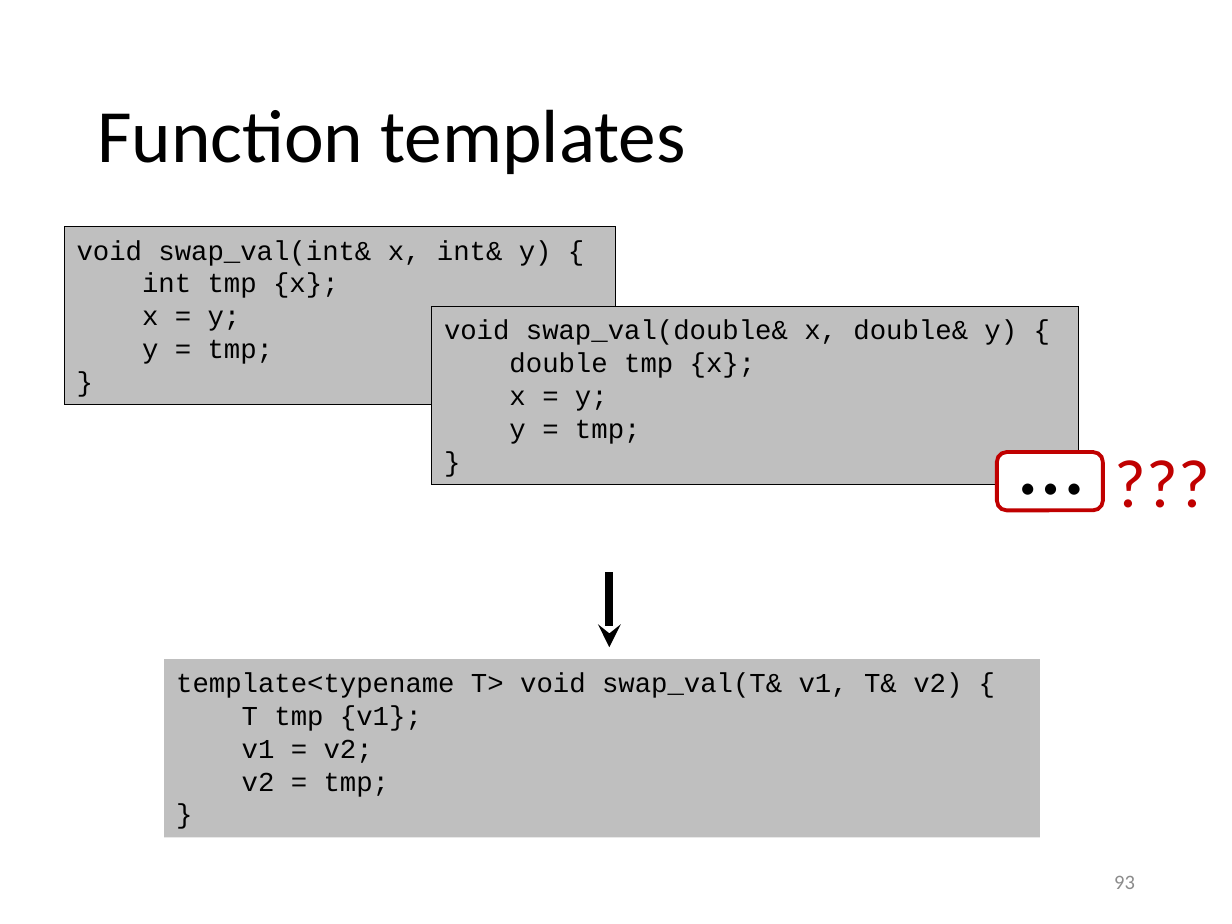
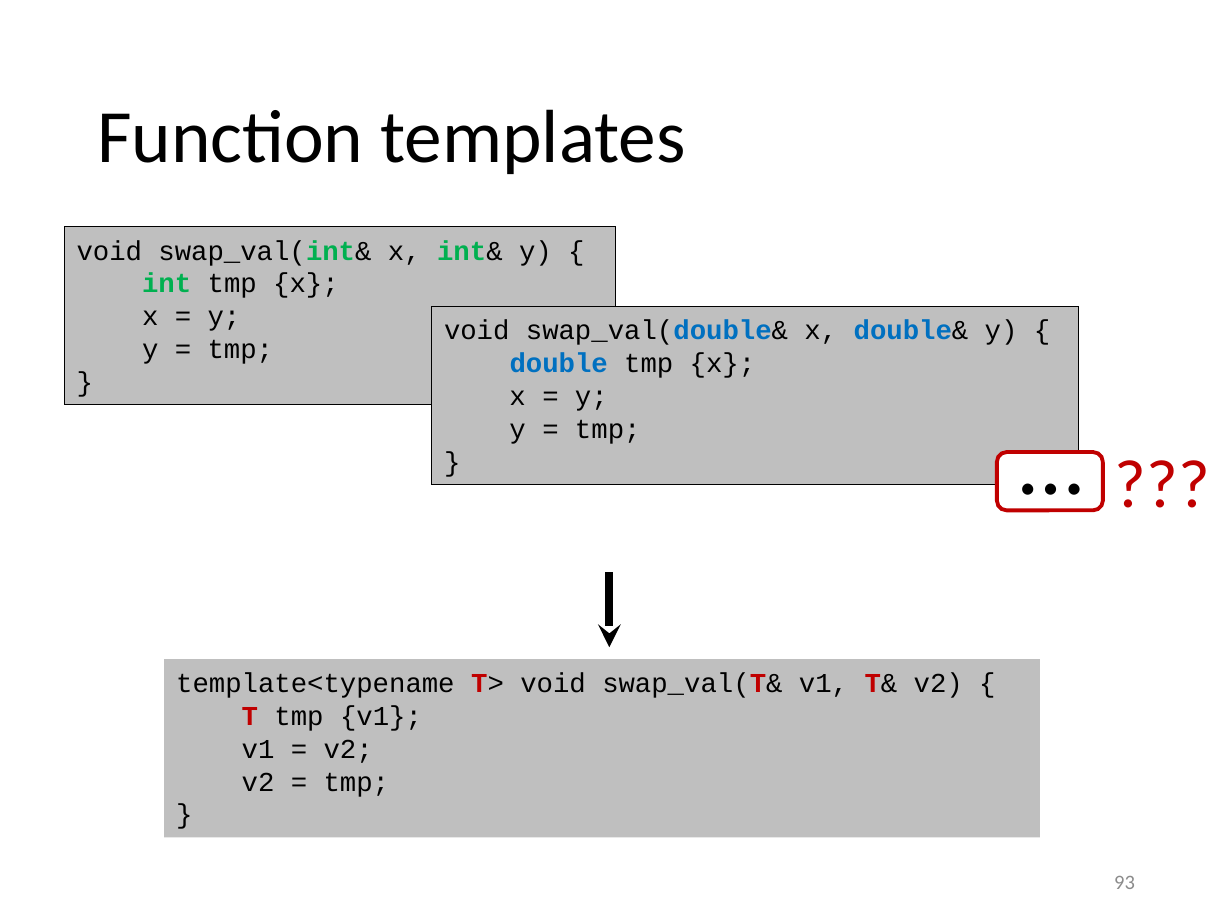
Before and after one commit to gjbex/Scientific-C-plus-plus, a slide deck: slide 93 of scientific_cpp.pptx. Drawn at 1232x924 pixels with LibreOffice and Linux fonts; fonts in the diff are those of the drawing. Boxes give left, top, right and bottom in pixels: in the first picture for what was removed or moved away, otherwise in the second. Text is boxed around its words. In the diff, an @@ line names an element or a change of style, - is before the commit and + after.

```diff
--- a/scientific_cpp.pptx
+++ b/scientific_cpp.pptx
@@ text in rectangle at (77,240,552,298): text colour #000000 to #00B050, bold on in "swap_val(int& int&", "int" @@
@@ text in rectangle at (444,320,1018,378): text colour #000000 to #0070C0, bold on in "swap_val(double& double&", "double" @@
@@ text in rectangle at (176,673,963,731): text colour #000000 to #C00000, bold on in "T> swap_val(T& T&", "T" @@
```
Also in this commit, not shown: 18 other slides changed, 1 slide added.
